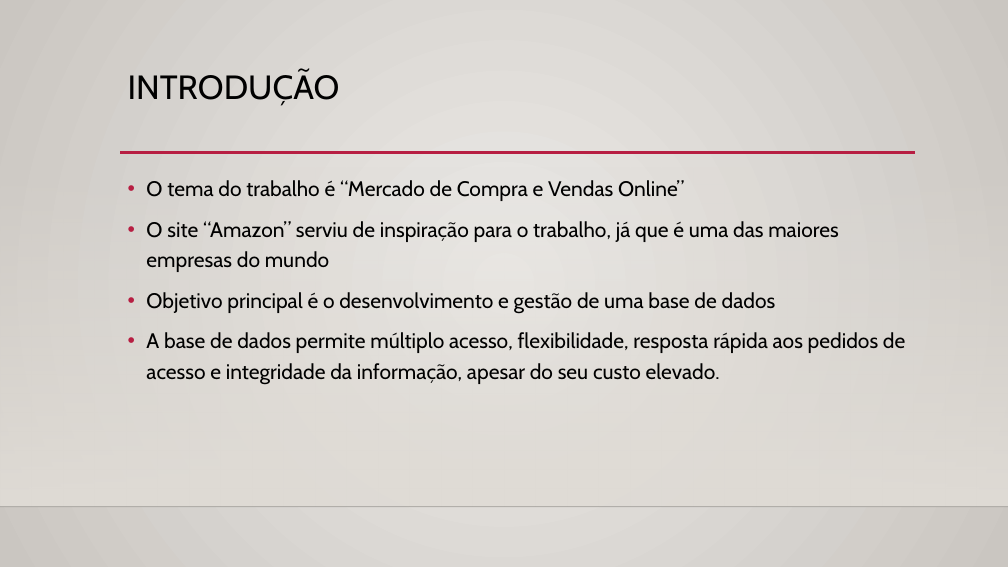
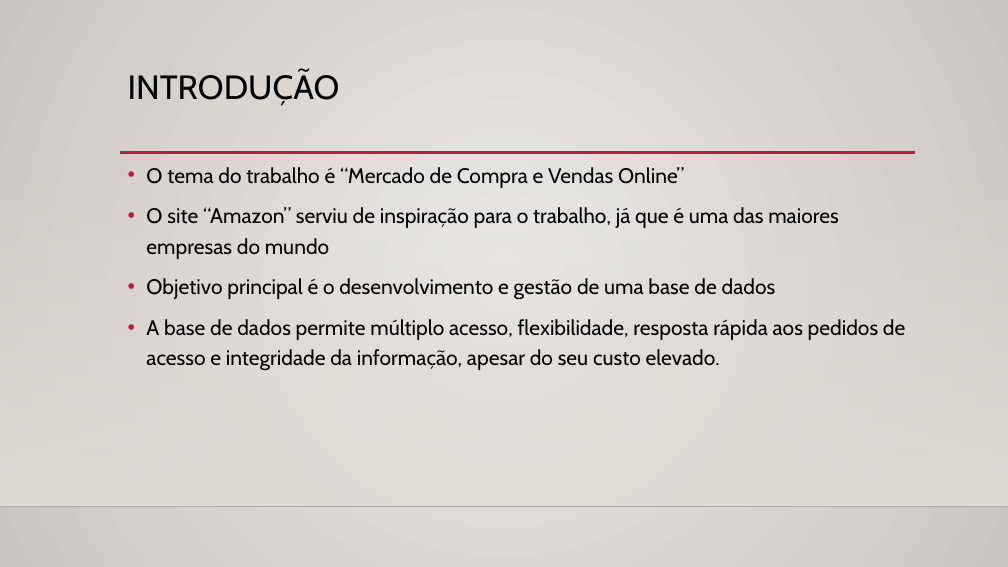
Before and after one commit to PedroCapa/BD, a slide deck: slide 2 of Apresentação BD.pptx. Drawn at 1008x567 pixels with LibreOffice and Linux fonts; fonts in the diff are those of the drawing; background and template pictures are left out. Boxes give left, top, right and bottom in pixels: in the first picture for what was removed or moved away, otherwise in the second. Text is boxed around its words. In the diff, an @@ line names an element or a change of style, - is before the commit and + after.

```diff
--- a/Apresentação BD.pptx
+++ b/Apresentação BD.pptx
@@ text "O tema do trabalho é ...": place and size @@
-text "O tema do trabalho é ..." at [146,180,905,385]
+text "O tema do trabalho é ..." at [146,167,905,371]
```
Also in this commit, not shown: 2 other slides changed, 1 slide added.
